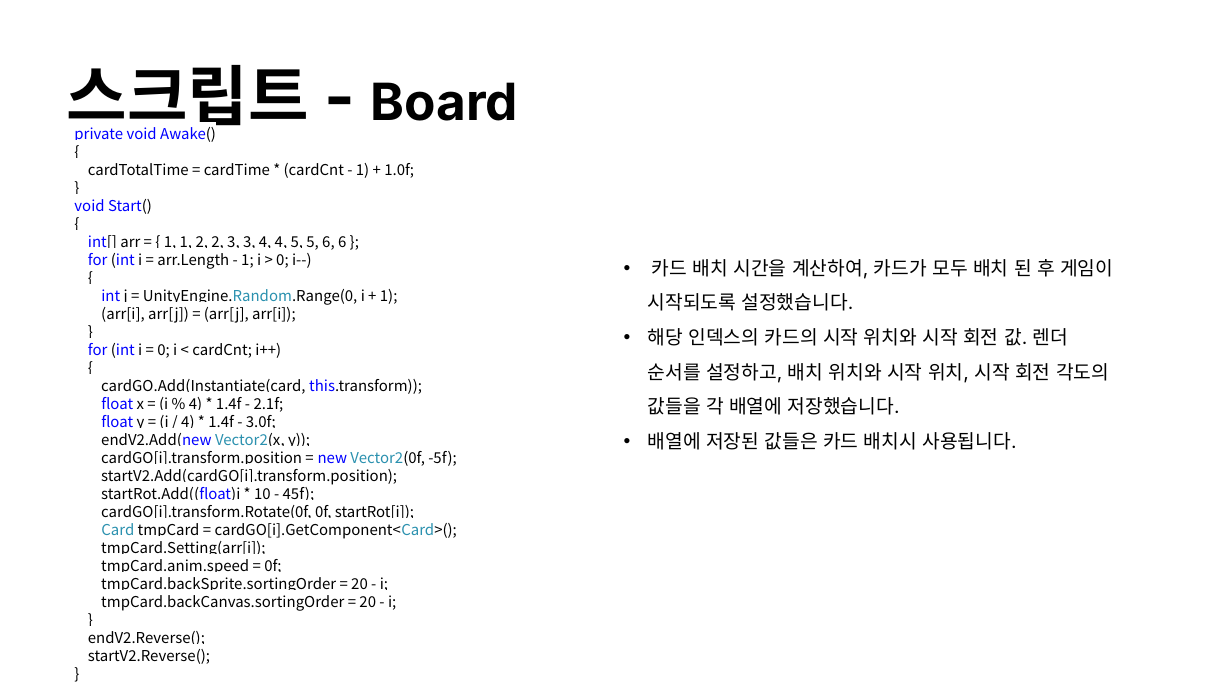
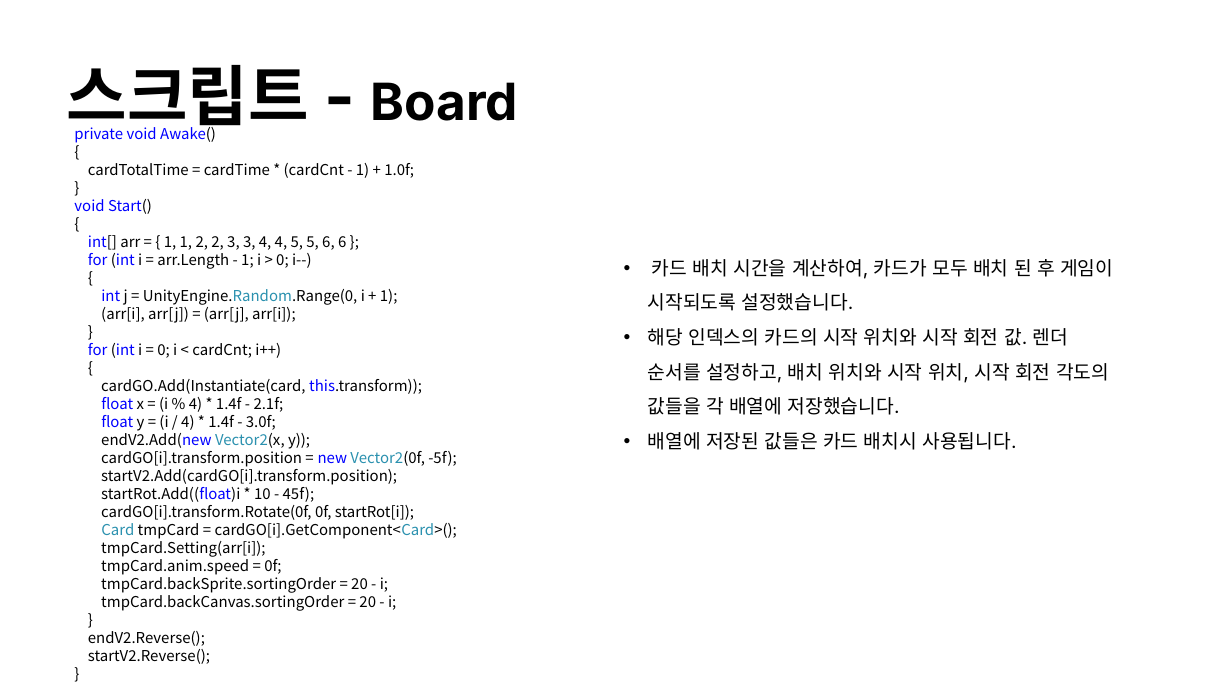
Before and after one commit to gyro1515/TeamProject_FindRtan, a slide deck: slide 10 of WJ_250703_1544.pptx. Drawn at 1232x693 pixels with LibreOffice and Linux fonts; fonts in the diff are those of the drawing; background and template pictures are left out. Boxes give left, top, right and bottom in pixels: in the first picture for what was removed or moved away, otherwise in the second. Text is boxed around its words. In the diff, an @@ line names an element or a change of style, - is before the commit and + after.

```diff
--- a/WJ_250703_1544.pptx
+++ b/WJ_250703_1544.pptx
@@ text "private void Awake()" at (74,124,457,664): highlight #FFFFFF to none @@
```
Also in this commit, not shown: 1 other slide changed, 8 other files.
